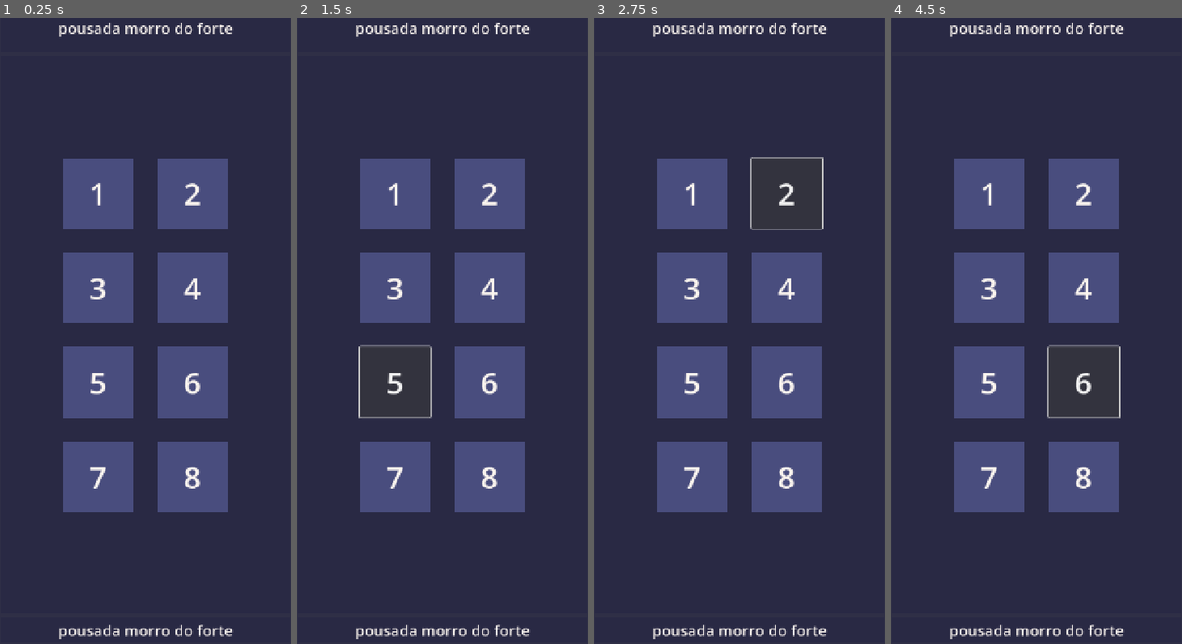
Above: before the commit, frames 1-4 (left to right).
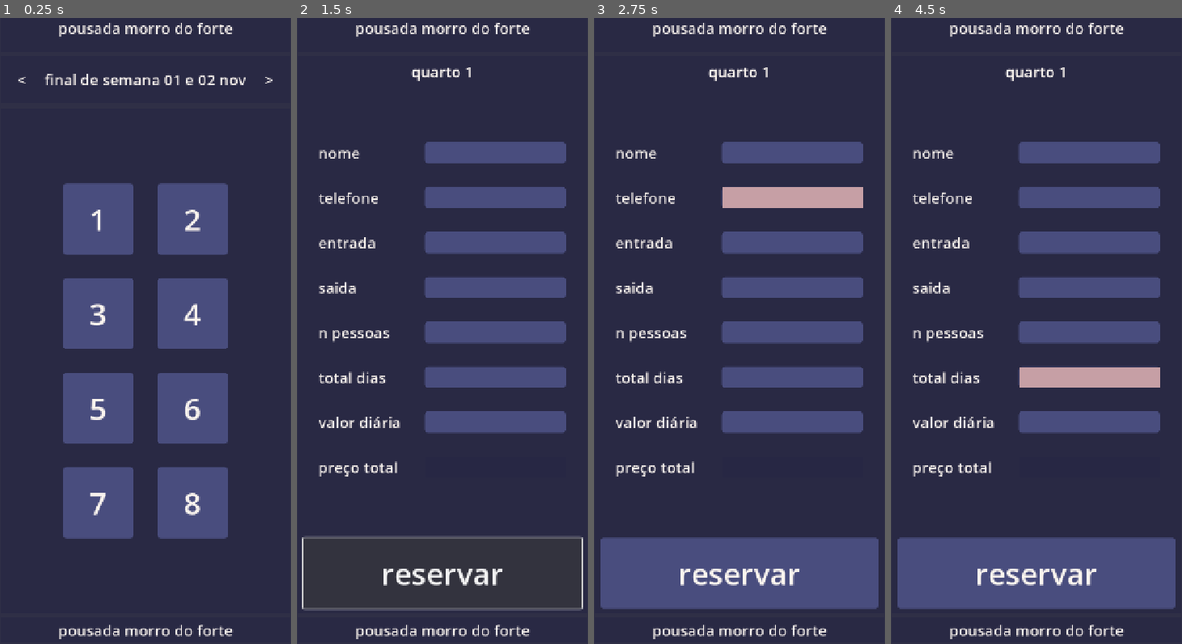
Above: after the commit, the same moments.

Repository: jazzdaniel/app_pousada
Game: Godot game, scene res://main.tscn
The game is run twice, just before and just after one commit, with the same random seed, the same clock (stepped at 60 frames per second) and the same inputs.
Inputs (mouse positions are in pixels of both pictures, inside the frame that each line leads up to):
- Up to frame 1 (0.25 s): no input
- Up to frame 2 (1.5 s): click "1" at 0.5 s; click "5" (after the commit: "reservar") at 1.25 s
- Up to frame 3 (2.75 s): click (786, 193) at 2 s, where only the run before the commit has a clickable "2"
- Up to frame 4 (4.5 s): click (989, 287) at 2.75 s, where only the run before the commit has a clickable "3"; click (1083, 287) at 3.5 s, where only the run before the commit has a clickable "4"; click (1083, 381) at 4.25 s, where only the run before the commit has a clickable "6"

The runs differ from the first frame. In frame 1, 17% of the frame differs, in the area x 6-94%, y 8-84%; in frame 2, 28%; in frame 3, 39%; in frame 4, 39%, in the area x 2-98%, y 7-95%.

Commit message:
buttons working

Diff:
--- a/button_styleboxflat.tres
+++ b/button_styleboxflat.tres
@@ -2,3 +2,7 @@
 
 [resource]
 bg_color = Color(0.28627452, 0.3019608, 0.49411765, 1)
+corner_radius_top_left = 8
+corner_radius_top_right = 8
+corner_radius_bottom_right = 8
+corner_radius_bottom_left = 8
--- /dev/null
+++ b/main.gd
@@ -0,0 +1,26 @@
+extends Control
+
+@export var _1: Button
+@export var _2: Button
+@export var _3: Button
+@export var _4: Button
+@export var _5: Button
+@export var _6: Button
+@export var _7: Button
+@export var _8: Button
+@export var date_field:Label #should change to actual label later
+
+var reservation_page=load('res://reserva.tscn')
+
+func _ready() -> void:
+	for i in range(1, 9):
+		var btn = get("_" + str(i))
+		btn.connect("pressed", Callable(self, "_on_room_pressed").bind(i))
+
+func _on_room_pressed(room_number: int):
+	var date = date_field.text
+	var new_scene = reservation_page.instantiate()
+	new_scene.set_room_data(room_number, date)
+	get_tree().root.add_child(new_scene)
+	get_tree().current_scene.queue_free()
+	get_tree().current_scene = new_scene
--- a/main.tscn
+++ b/main.tscn
@@ -1,8 +1,9 @@
-[gd_scene load_steps=2 format=3 uid="uid://snqk10mge7vf"]
+[gd_scene load_steps=3 format=3 uid="uid://snqk10mge7vf"]
 
+[ext_resource type="Script" uid="uid://dr7nycsw0qku6" path="res://main.gd" id="1_0xm2m"]
 [ext_resource type="Theme" uid="uid://c0j0vl8xxqru4" path="res://theme01.tres" id="1_ig7tw"]
 
-[node name="main" type="Control"]
+[node name="main" type="Control" node_paths=PackedStringArray("_1", "_2", "_3", "_4", "_5", "_6", "_7", "_8", "date_field")]
 clip_contents = true
 layout_mode = 3
 anchors_preset = 15
@@ -10,6 +11,16 @@
 anchor_bottom = 1.0
 grow_horizontal = 2
 grow_vertical = 2
+script = ExtResource("1_0xm2m")
+_1 = NodePath("Panel/MarginContainer/VBoxContainer/Panel3/GridContainer/1")
+_2 = NodePath("Panel/MarginContainer/VBoxContainer/Panel3/GridContainer/2")
+_3 = NodePath("Panel/MarginContainer/VBoxContainer/Panel3/GridContainer/3")
+_4 = NodePath("Panel/MarginContainer/VBoxContainer/Panel3/GridContainer/4")
+_5 = NodePath("Panel/MarginContainer/VBoxContainer/Panel3/GridContainer/5")
+_6 = NodePath("Panel/MarginContainer/VBoxContainer/Panel3/GridContainer/6")
+_7 = NodePath("Panel/MarginContainer/VBoxContainer/Panel3/GridContainer/7")
+_8 = NodePath("Panel/MarginContainer/VBoxContainer/Panel3/GridContainer/8")
+date_field = NodePath("Panel/MarginContainer/VBoxContainer/header2/HFlowContainer/Label2")
 
 [node name="Panel" type="Panel" parent="."]
 layout_mode = 1
@@ -55,6 +66,38 @@
 theme = ExtResource("1_ig7tw")
 text = "pousada morro do forte"
 
+[node name="header2" type="Panel" parent="Panel/MarginContainer/VBoxContainer"]
+custom_minimum_size = Vector2(0, 100)
+layout_mode = 2
+size_flags_vertical = 0
+size_flags_stretch_ratio = 0.2
+
+[node name="HFlowContainer" type="HBoxContainer" parent="Panel/MarginContainer/VBoxContainer/header2"]
+layout_mode = 1
+anchors_preset = 15
+anchor_right = 1.0
+anchor_bottom = 1.0
+grow_horizontal = 2
+grow_vertical = 2
+
+[node name="Label" type="Label" parent="Panel/MarginContainer/VBoxContainer/header2/HFlowContainer"]
+layout_mode = 2
+size_flags_horizontal = 6
+theme = ExtResource("1_ig7tw")
+text = "<"
+
+[node name="Label2" type="Label" parent="Panel/MarginContainer/VBoxContainer/header2/HFlowContainer"]
+layout_mode = 2
+size_flags_horizontal = 6
+theme = ExtResource("1_ig7tw")
+text = "final de semana 01 e 02 nov"
+
+[node name="Label3" type="Label" parent="Panel/MarginContainer/VBoxContainer/header2/HFlowContainer"]
+layout_mode = 2
+size_flags_horizontal = 6
+theme = ExtResource("1_ig7tw")
+text = ">"
+
 [node name="Panel3" type="Panel" parent="Panel/MarginContainer/VBoxContainer"]
 layout_mode = 2
 size_flags_vertical = 3
@@ -75,49 +118,49 @@
 grow_vertical = 2
 columns = 2
 
-[node name="Button1" type="Button" parent="Panel/MarginContainer/VBoxContainer/Panel3/GridContainer"]
+[node name="1" type="Button" parent="Panel/MarginContainer/VBoxContainer/Panel3/GridContainer"]
 custom_minimum_size = Vector2(150, 150)
 layout_mode = 2
 theme = ExtResource("1_ig7tw")
 text = "1"
 
-[node name="Button2" type="Button" parent="Panel/MarginContainer/VBoxContainer/Panel3/GridContainer"]
+[node name="2" type="Button" parent="Panel/MarginContainer/VBoxContainer/Panel3/GridContainer"]
 custom_minimum_size = Vector2(150, 150)
 layout_mode = 2
 theme = ExtResource("1_ig7tw")
 text = "2"
 
-[node name="Button3" type="Button" parent="Panel/MarginContainer/VBoxContainer/Panel3/GridContainer"]
+[node name="3" type="Button" parent="Panel/MarginContainer/VBoxContainer/Panel3/GridContainer"]
 custom_minimum_size = Vector2(150, 150)
 layout_mode = 2
 theme = ExtResource("1_ig7tw")
 text = "3"
 
-[node name="Button4" type="Button" parent="Panel/MarginContainer/VBoxContainer/Panel3/GridContainer"]
+[node name="4" type="Button" parent="Panel/MarginContainer/VBoxContainer/Panel3/GridContainer"]
 custom_minimum_size = Vector2(150, 150)
 layout_mode = 2
 theme = ExtResource("1_ig7tw")
 text = "4"
 
-[node name="Button5" type="Button" parent="Panel/MarginContainer/VBoxContainer/Panel3/GridContainer"]
+[node name="5" type="Button" parent="Panel/MarginContainer/VBoxContainer/Panel3/GridContainer"]
 custom_minimum_size = Vector2(150, 150)
 layout_mode = 2
 theme = ExtResource("1_ig7tw")
 text = "5"
 
-[node name="Button6" type="Button" parent="Panel/MarginContainer/VBoxContainer/Panel3/GridContainer"]
+[node name="6" type="Button" parent="Panel/MarginContainer/VBoxContainer/Panel3/GridContainer"]
 custom_minimum_size = Vector2(150, 150)
 layout_mode = 2
 theme = ExtResource("1_ig7tw")
 text = "6"
 
-[node name="Button7" type="Button" parent="Panel/MarginContainer/VBoxContainer/Panel3/GridContainer"]
+[node name="7" type="Button" parent="Panel/MarginContainer/VBoxContainer/Panel3/GridContainer"]
 custom_minimum_size = Vector2(150, 150)
 layout_mode = 2
 theme = ExtResource("1_ig7tw")
 text = "7"
 
-[node name="Button8" type="Button" parent="Panel/MarginContainer/VBoxContainer/Panel3/GridContainer"]
+[node name="8" type="Button" parent="Panel/MarginContainer/VBoxContainer/Panel3/GridContainer"]
 custom_minimum_size = Vector2(150, 150)
 layout_mode = 2
 theme = ExtResource("1_ig7tw")
--- /dev/null
+++ b/reserva.gd
@@ -0,0 +1,11 @@
+extends Control
+
+var room_number: int
+var date: String
+
+func set_room_data(room: int, d: String) -> void:
+	room_number = room
+	date = d
+
+func _ready():
+	print("Loaded reservation for room %d on %s" % [room_number, date])
--- a/reserva.tscn
+++ b/reserva.tscn
@@ -1,5 +1,6 @@
-[gd_scene load_steps=2 format=3 uid="uid://cdlt6sdx3dx2f"]
-
+[gd_scene load_steps=3 format=3 uid="uid://cdlt6sdx3dx2f"]
+
+[ext_resource type="Script" uid="uid://dm0uerb5md5ms" path="res://reserva.gd" id="1_7c71d"]
 [ext_resource type="Theme" uid="uid://c0j0vl8xxqru4" path="res://theme01.tres" id="1_h43k6"]
 
 [node name="reserva" type="Control"]
@@ -10,6 +11,7 @@
 anchor_bottom = 1.0
 grow_horizontal = 2
 grow_vertical = 2
+script = ExtResource("1_7c71d")
 
 [node name="Panel" type="Panel" parent="."]
 layout_mode = 1
@@ -74,7 +76,7 @@
 [node name="quarto 1" type="Label" parent="Panel/MarginContainer/VBoxContainer/main_panel/MarginContainer/VBoxContainer"]
 layout_mode = 2
 size_flags_horizontal = 4
-size_flags_vertical = 0
+size_flags_vertical = 8
 theme = ExtResource("1_h43k6")
 text = "quarto 1"
 
@@ -131,6 +133,55 @@
 layout_mode = 2
 size_flags_horizontal = 8
 theme = ExtResource("1_h43k6")
+
+[node name="Label8" type="Label" parent="Panel/MarginContainer/VBoxContainer/main_panel/MarginContainer/VBoxContainer/GridContainer"]
+layout_mode = 2
+size_flags_horizontal = 0
+theme = ExtResource("1_h43k6")
+text = "n pessoas"
+
+[node name="LineEdit8" type="LineEdit" parent="Panel/MarginContainer/VBoxContainer/main_panel/MarginContainer/VBoxContainer/GridContainer"]
+custom_minimum_size = Vector2(300, 0)
+layout_mode = 2
+size_flags_horizontal = 8
+theme = ExtResource("1_h43k6")
+
+[node name="Label5" type="Label" parent="Panel/MarginContainer/VBoxContainer/main_panel/MarginContainer/VBoxContainer/GridContainer"]
+layout_mode = 2
+size_flags_horizontal = 0
+theme = ExtResource("1_h43k6")
+text = "total dias"
+
+[node name="LineEdit5" type="LineEdit" parent="Panel/MarginContainer/VBoxContainer/main_panel/MarginContainer/VBoxContainer/GridContainer"]
+custom_minimum_size = Vector2(300, 0)
+layout_mode = 2
+size_flags_horizontal = 8
+theme = ExtResource("1_h43k6")
+
+[node name="Label6" type="Label" parent="Panel/MarginContainer/VBoxContainer/main_panel/MarginContainer/VBoxContainer/GridContainer"]
+layout_mode = 2
+size_flags_horizontal = 0
+theme = ExtResource("1_h43k6")
+text = "valor diária"
+
+[node name="LineEdit6" type="LineEdit" parent="Panel/MarginContainer/VBoxContainer/main_panel/MarginContainer/VBoxContainer/GridContainer"]
+custom_minimum_size = Vector2(300, 0)
+layout_mode = 2
+size_flags_horizontal = 8
+theme = ExtResource("1_h43k6")
+
+[node name="Label7" type="Label" parent="Panel/MarginContainer/VBoxContainer/main_panel/MarginContainer/VBoxContainer/GridContainer"]
+layout_mode = 2
+size_flags_horizontal = 0
+theme = ExtResource("1_h43k6")
+text = "preço total"
+
+[node name="LineEdit7" type="LineEdit" parent="Panel/MarginContainer/VBoxContainer/main_panel/MarginContainer/VBoxContainer/GridContainer"]
+custom_minimum_size = Vector2(300, 0)
+layout_mode = 2
+size_flags_horizontal = 8
+theme = ExtResource("1_h43k6")
+editable = false
 
 [node name="Button5" type="Button" parent="Panel/MarginContainer/VBoxContainer/main_panel/MarginContainer/VBoxContainer"]
 custom_minimum_size = Vector2(150, 150)
--- a/theme01.tres
+++ b/theme01.tres
@@ -1,7 +1,10 @@
-[gd_resource type="Theme" load_steps=4 format=3 uid="uid://c0j0vl8xxqru4"]
+[gd_resource type="Theme" load_steps=5 format=3 uid="uid://c0j0vl8xxqru4"]
 
 [ext_resource type="StyleBox" uid="uid://bycncr5c6frp1" path="res://button_styleboxflat.tres" id="1_abapo"]
 [ext_resource type="StyleBox" uid="uid://bg2xpe2ig865c" path="res://line_edit_stylebox.tres" id="2_8f05s"]
+
+[sub_resource type="StyleBoxFlat" id="StyleBoxFlat_8f05s"]
+bg_color = Color(0.15294118, 0.15294118, 0.26666668, 1)
 
 [sub_resource type="StyleBoxFlat" id="StyleBoxFlat_c7iw2"]
 bg_color = Color(0.15294118, 0.15294118, 0.26666668, 0.78431374)
@@ -19,7 +22,7 @@
 LineEdit/font_sizes/font_size = 32
 LineEdit/styles/focus = ExtResource("2_8f05s")
 LineEdit/styles/normal = ExtResource("1_abapo")
-LineEdit/styles/read_only = ExtResource("2_8f05s")
+LineEdit/styles/read_only = SubResource("StyleBoxFlat_8f05s")
 MarginContainer/constants/margin_bottom = 10
 MarginContainer/constants/margin_left = 10
 MarginContainer/constants/margin_right = 10
Not shown, added: main.gd.uid
Not shown, added: reserva.gd.uid
